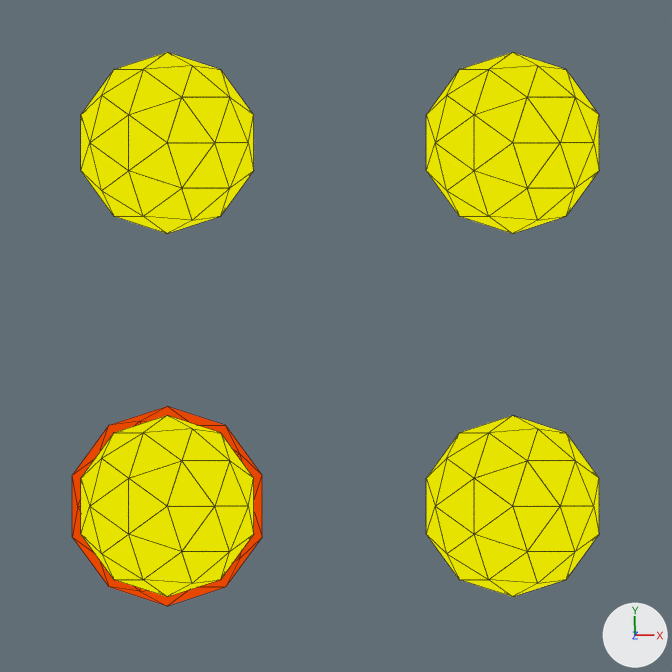
Renders of the Blender file spinoff icon model 140106.blend from each side of a commit.
Rendered twice from the file's camera 'Camera'. Every picture has the same lights, and +X, +Y and +Z are marked at lower right. Mesh edges are drawn as thin lines.
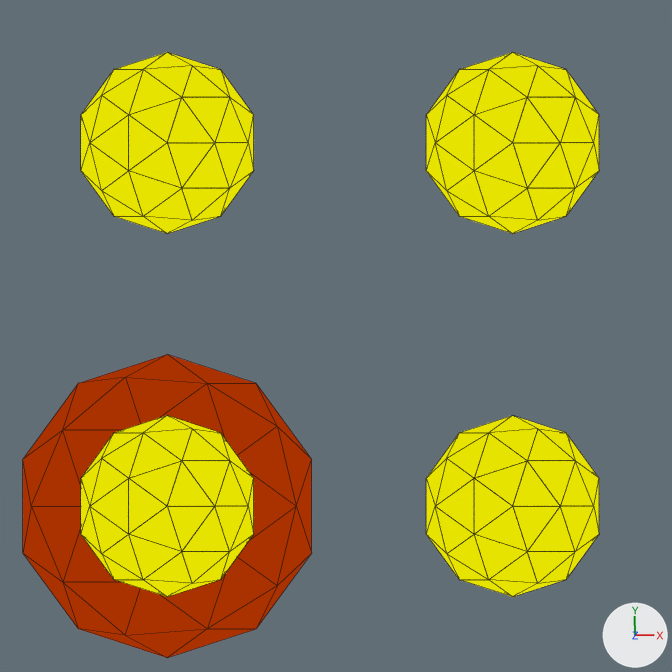
Commit message: alt icon update

Where the change shows, as pixel boxes (x1, y1, x2, y2) in the pictures (672 x 672 px):
'Icosphere.001', surface changed, mesh rescaled (52% wider, 52% taller): before (72, 406, 262, 606); after (23, 354, 312, 658)

Diff of the bpy script that builds the scene:
```diff
--- a/spinoff icon model 140106.blend.py
+++ b/spinoff icon model 140106.blend.py
@@ mat_material_009 @@
 mat_material_009.base_color = (0.8, 0.0635, 0.0)  # orange #e74700
+mat_material_009.strength = 0.5
@@ me_icosphere_001 @@
 me_icosphere_001.from_pydata(...)  # 26 vertices, 40 faces; spans x 0.552..0.97, y 0.58..1.02, z -0.22..0.0
 # used by ob_icosphere_001; location = (4.548, -0.491, 1.218)
+# me_icosphere_001 part 1: the whole mesh is scaled about its middle by 1.52
 me_icosphere_001.materials.append(mat_material_009)
```
